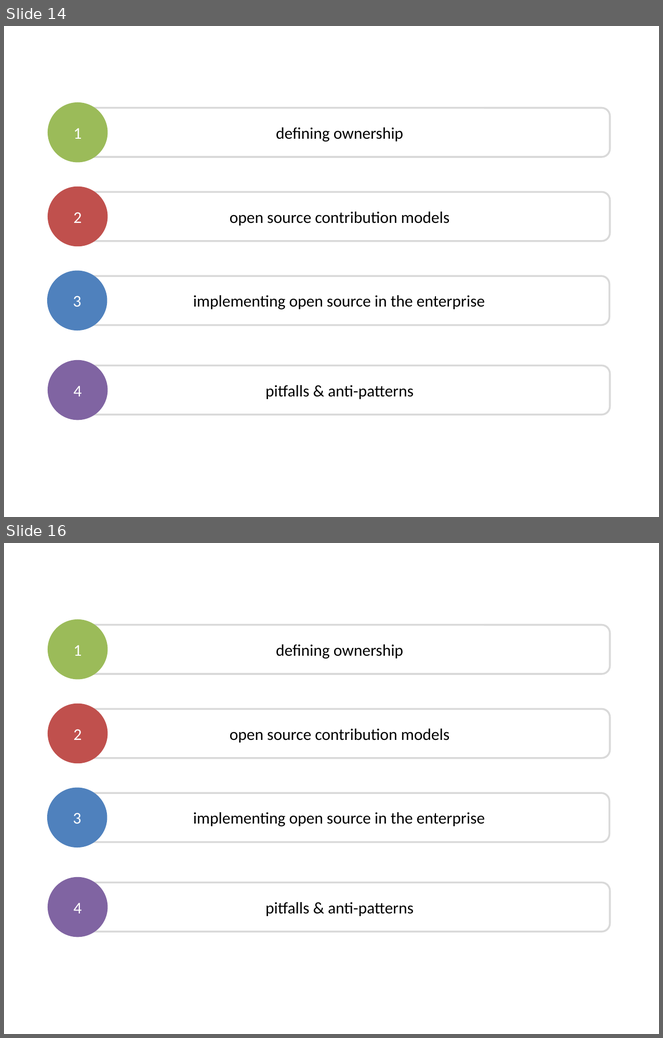
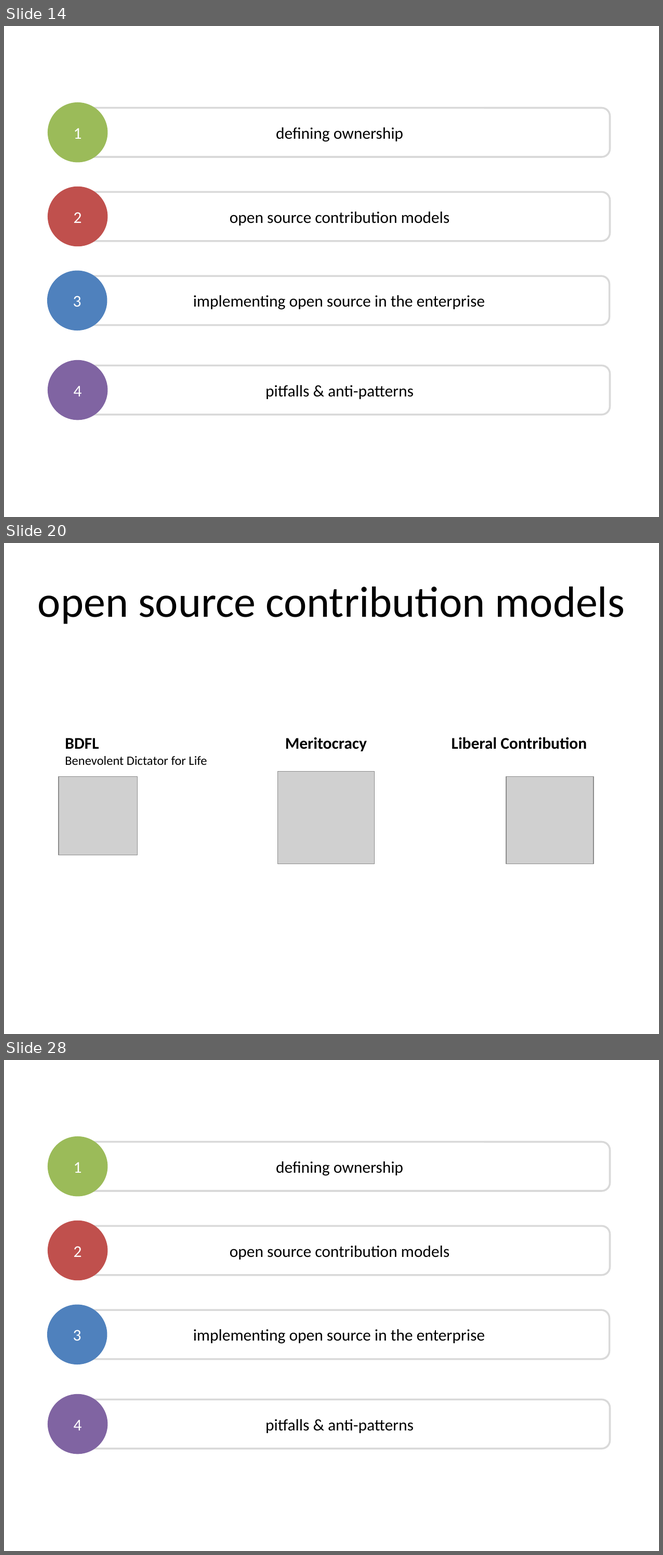
Before and after one commit to dsietz/open-source-model, a slide deck: Adopting the Open Source Model.pptx. Shown one above the other, each under a label of ours: slides 14 and 16 before the commit, slides 14, 20 and 28 after it; the slides between them are not shown. The pictures are 663x1038 and 663x1555 pixels, drawn with LibreOffice and Linux fonts; fonts in the diff are those of the drawing; grey boxes stand for pictures. Boxes give left, top, right and bottom in pixels: in the first picture for what was removed or moved away, otherwise in the second. Text is boxed around its words. In the diff, an @@ line names an element or a change of style, - is before the commit and + after.

```diff
--- a/Adopting the Open Source Model.pptx
+++ b/Adopting the Open Source Model.pptx
@@ slide 20 added at [4, 543, 659, 1034], background #FFFFFF @@
@@ text added at [38, 586, 625, 624], 48 pt, text #000000 @@
+open source contribution models
@@ text added at [65, 738, 207, 765], 14 pt, text #000000 @@
+BDFL
+Benevolent Dictator for Life
@@ text added at [285, 737, 367, 752], 18 pt, text #000000, bold @@
+Meritocracy
@@ text added at [452, 737, 587, 749], 18 pt, text #000000, bold @@
+Liberal Contribution
@@ picture added at [278, 772, 375, 865] @@
@@ picture added at [59, 777, 137, 856] @@
@@ picture added at [506, 777, 594, 865] @@
@@ what was slide 16 is now slide 28 @@
```
Also in this commit, not shown: 7 slides changed, 11 other slides added.
